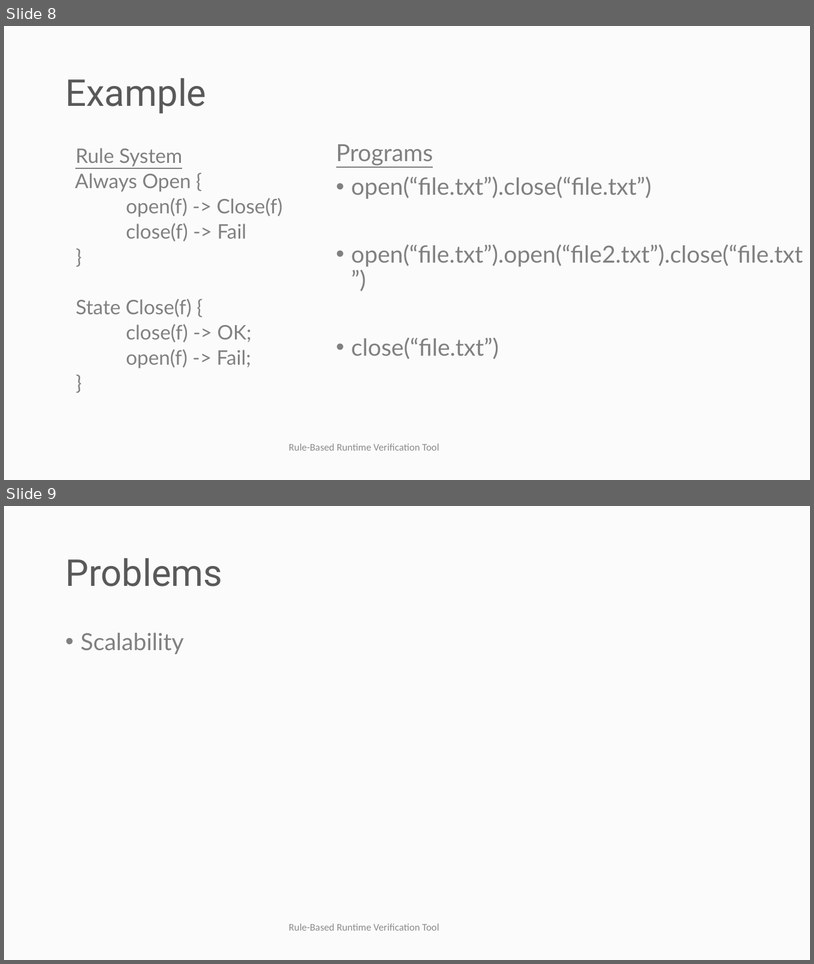
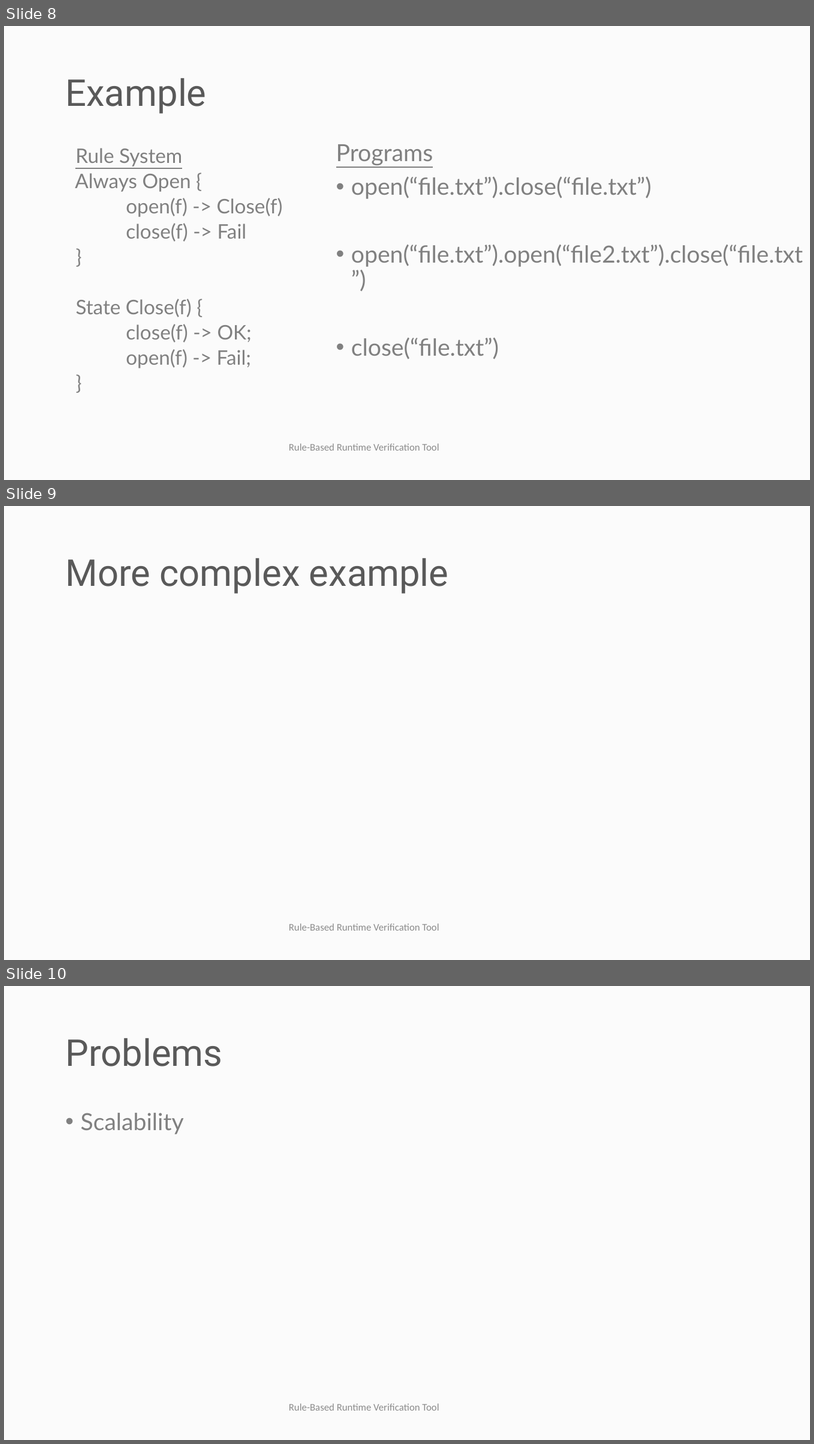
Before and after one commit to selig/ruler2, a slide deck: Seminar/Rule-Based Runtime Verification Tool.pptx. Shown one above the other, each under a label of ours: slides 8 and 9 before the commit, slides 8, 9 and 10 after it. The pictures are 814x964 and 814x1444 pixels, drawn with LibreOffice and Linux fonts; fonts in the diff are those of the drawing; background and template pictures are left out. Boxes give left, top, right and bottom in pixels: in the first picture for what was removed or moved away, otherwise in the second. Text is boxed around its words. In the diff, an @@ line names an element or a change of style, - is before the commit and + after.

```diff
--- a/Seminar/Rule-Based Runtime Verification Tool.pptx
+++ b/Seminar/Rule-Based Runtime Verification Tool.pptx
@@ slide 9 added at bbox=[4, 506, 810, 960], background #F2F2F2 at 23% opacity; not listed: 1 template element that a slide beside it also shows @@
@@ title added at bbox=[65, 558, 449, 594], 44 pt, text #595959 @@
+More complex example
@@ what was slide 9 is now slide 10 @@
```
Also in this commit, not shown: 3 slides changed, 1 other slide added, 1 slide removed, 1 other file.
